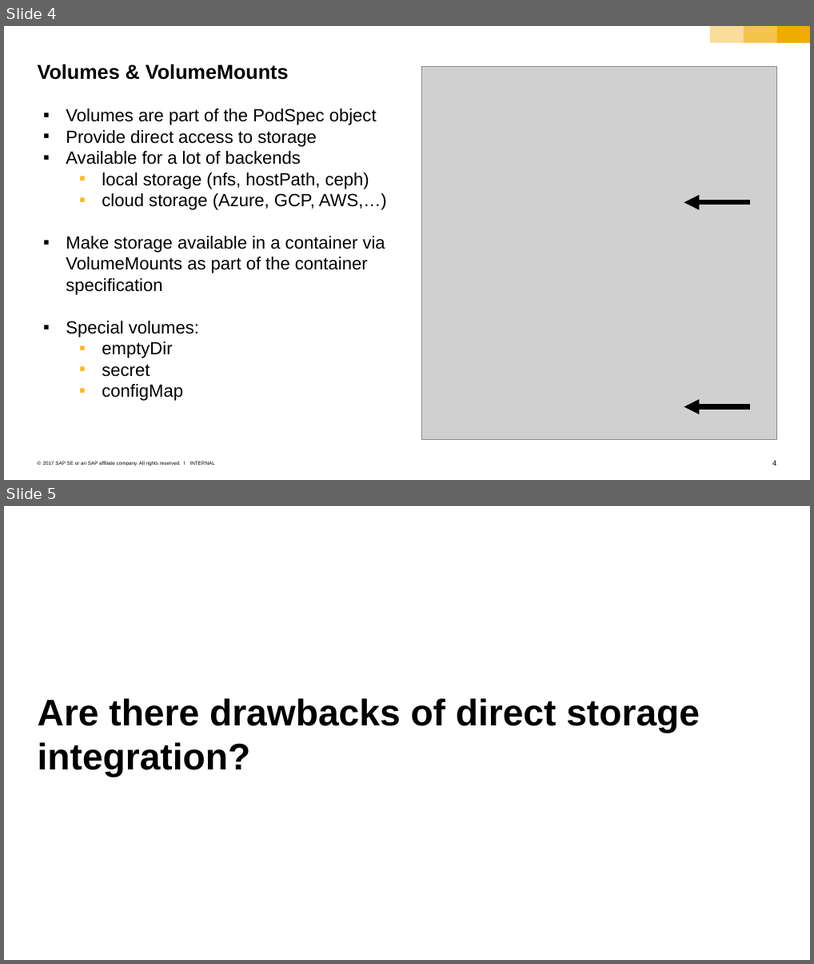
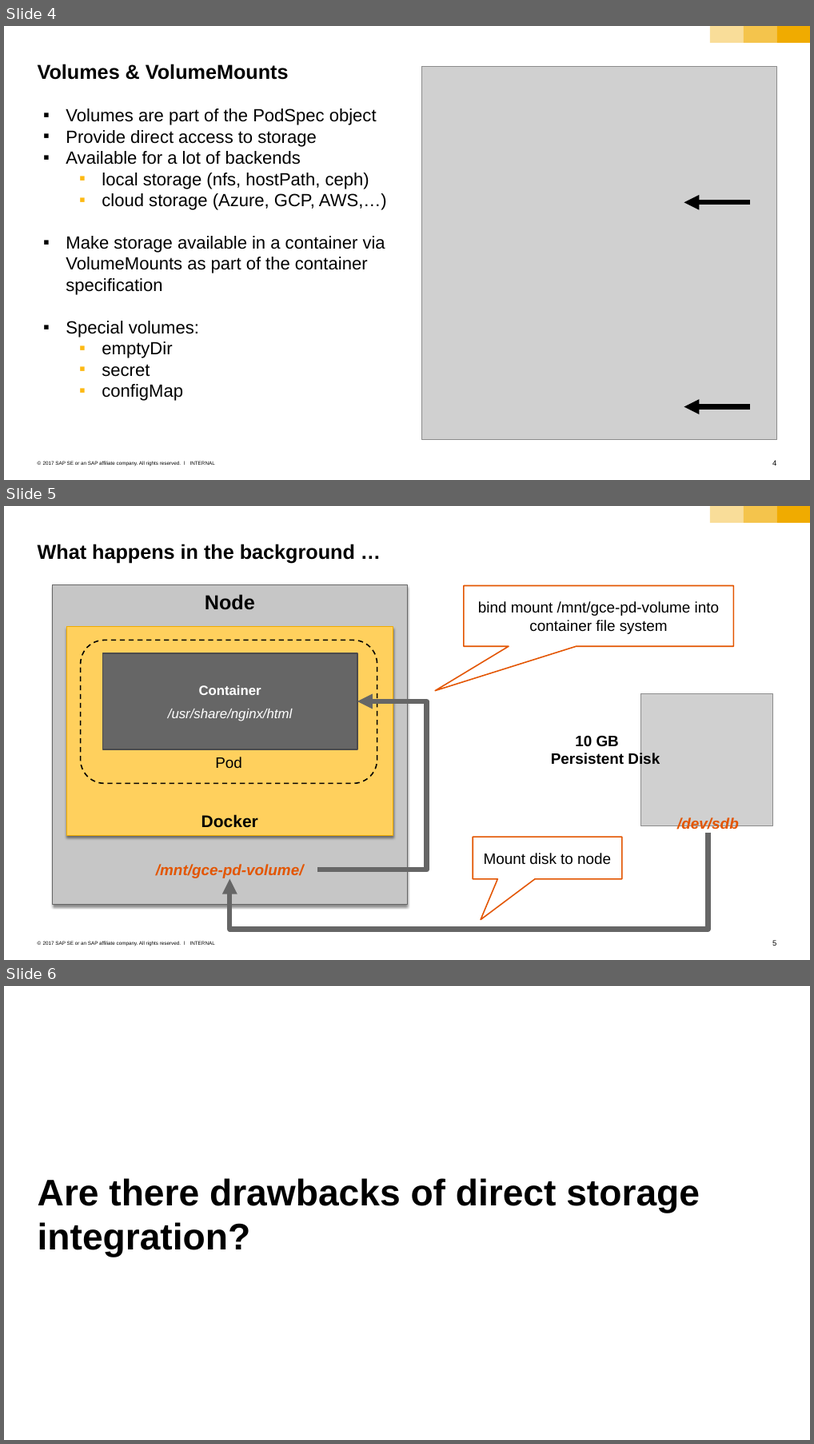
Before and after one commit to cuijiyao01/docker-k8s-training, a slide deck: kubernetes/05_persistence.pptx. Shown one above the other, each under a label of ours: slides 4 and 5 before the commit, slides 4, 5 and 6 after it. The pictures are 814x964 and 814x1444 pixels, drawn with LibreOffice and Linux fonts; fonts in the diff are those of the drawing; grey boxes stand for pictures. Boxes give left, top, right and bottom in pixels: in the first picture for what was removed or moved away, otherwise in the second. Text is boxed around its words. In the diff, an @@ line names an element or a change of style, - is before the commit and + after.

Commit message:
explain access mode background handling

```diff
--- a/kubernetes/05_persistence.pptx
+++ b/kubernetes/05_persistence.pptx
@@ slide 5 added at (4,506,810,960), background #FFFFFF; not listed: 6 template elements that a slide beside it also shows @@
@@ title added at (38,544,355,564), 24 pt, text #000000, bold @@
+What happens in the background …
@@ rectangle added at (52,585,407,904), fill #C6C6C6, outline #666666 0.79 pt, 24 pt, text #000000, bold @@
+Node
@@ speech box added at (464,586,734,646), fill #FFFFFF, outline #E35500 1.5 pt, 18 pt, text #000000 @@
+bind mount /mnt/gce-pd-volume into container file system
@@ rectangle added at (66,626,394,834), fill #FFD05D, outline #F0AB00 0.79 pt, 20 pt, text #000000, bold @@
+Docker
@@ rounded rectangle added at (81,640,378,784), outline #000000 1.5 pt dashed, 18 pt, text #000000 @@
+Pod
@@ rectangle added at (102,653,357,749), fill #666666, outline #4B4B4B 1.5 pt, 16 pt, text #FFFFFF, italic @@
+Container
+/usr/share/nginx/html
@@ picture added at (641,693,773,825) @@
@@ elbow arrow added from (318, 869) to (358, 701), #666666 6 pt @@
@@ text added at (551,735,660,768), 18 pt, text #000000, bold @@
+10 GB Persistent Disk
@@ text added at (678,817,739,832), 18 pt, text #E35500, bold, italic @@
+/dev/sdb
@@ elbow arrow added from (708, 832) to (230, 878), #666666 6 pt @@
@@ speech box added at (473,836,622,879), fill #FFFFFF, outline #E35500 1.5 pt, 18 pt, text #000000 @@
+Mount disk to node
@@ text added at (156,864,304,878), 18 pt, text #E35500, bold, italic @@
+/mnt/gce-pd-volume/
@@ what was slide 5 is now slide 6 @@
```
Also in this commit, not shown: 3 other slides added.
